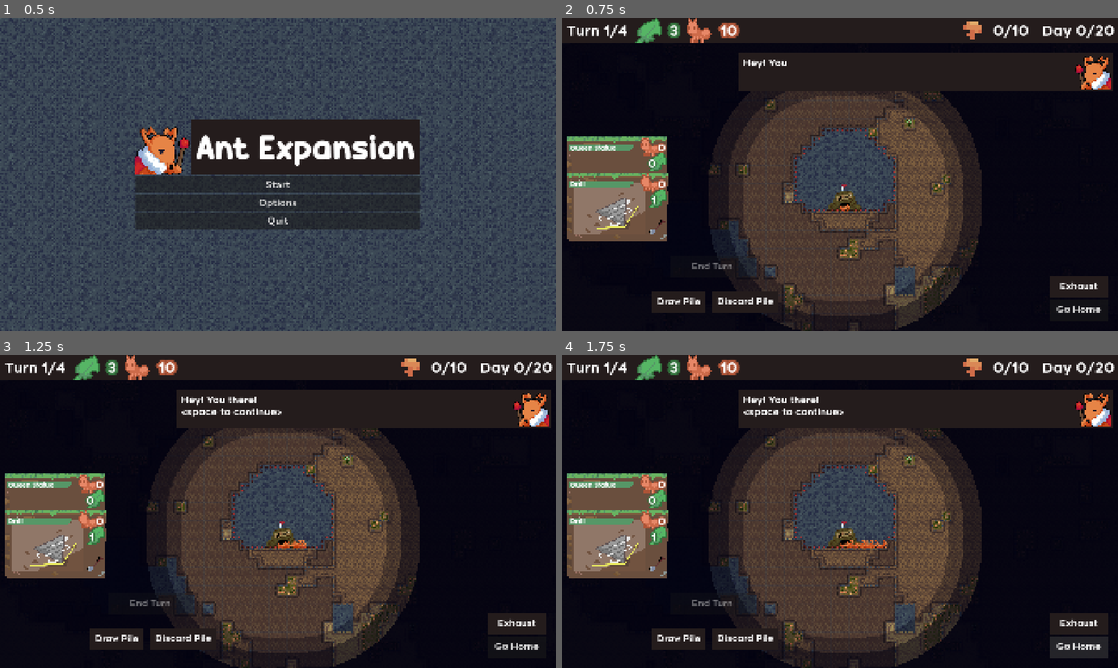
Above: before the commit, frames 1-4 (two rows, left to right).
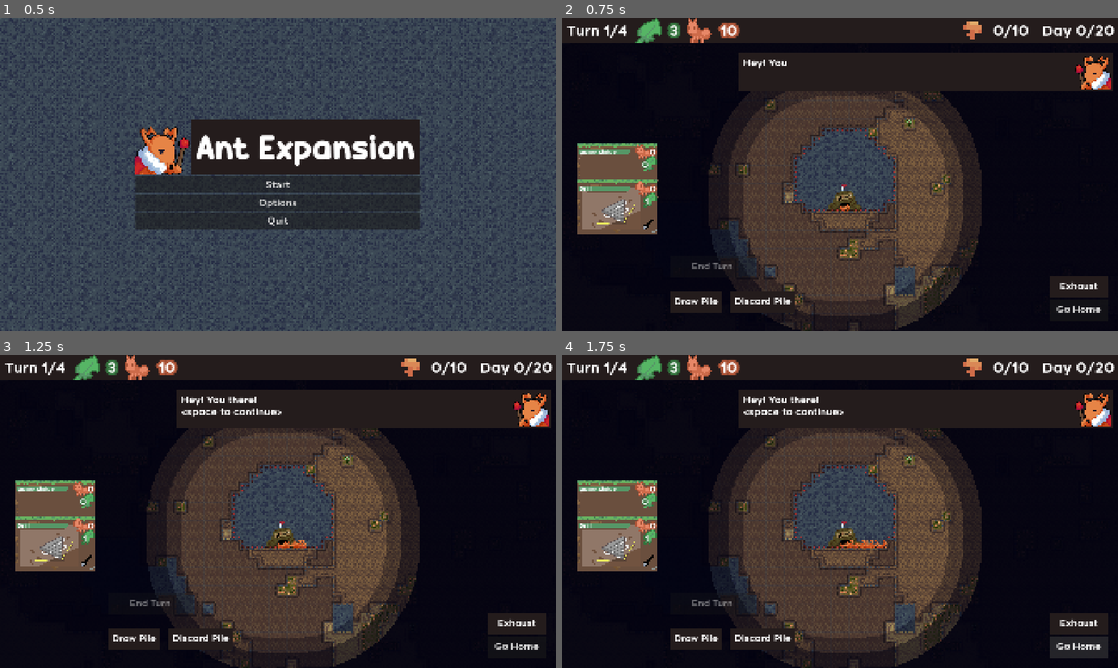
Above: after the commit, the same moments.

Repository: zunda-arrow/pizza-jam-16
Game: Godot game, scene res://menu/menu.tscn
Same seed, same stepped clock (60 frames per second), same inputs: the game is played once before the commit and once after it. The engine's default icon, where the game draws it, is replaced by a stand-in: a white triangle on a blue panel in a dark square.
Inputs:
- Up to frame 1 (0.5 s): no input
- Up to frame 2 (0.75 s): click "Start" at 0.5 s
- Up to frame 3 (1.25 s): no input
- Up to frame 4 (1.75 s): click "Go Home" at 1.25 s

Frame 1 is identical in both runs. In frame 2, 4.6% of the frame differs, in the area x 0-42%, y 37-95%; in frame 3, 4.6%; in frame 4, 4.6%.

Commit message:
Shrink cards (#122)

Diff:
--- a/cards/Card.tscn
+++ b/cards/Card.tscn
@@ -11,6 +11,7 @@
 [ext_resource type="PackedScene" uid="uid://c1crqmfdq1ien" path="res://cards/CardTooltip.tscn" id="9_mwisf"]
 
 [node name="Card" type="Node2D" unique_id=434157083]
+scale = Vector2(0.9, 0.9)
 script = ExtResource("1_v80w6")
 
 [node name="Panel" type="Panel" parent="." unique_id=1321835905]
--- a/cards/hand.gd
+++ b/cards/hand.gd
@@ -57,7 +57,7 @@
 		card.position.x = lerp(card.position.x, float(pos.x), lerp_amount)
 		card.position.y = lerp(card.position.y, float(pos.y), lerp_amount)
 		card.rotation = lerp(card.rotation, float(rotate_card(i)), lerp_amount)
-		card.scale = lerp(card.scale, scale_card(i), lerp_amount)
+		card.scale = lerp(card.scale, scale_card(i) * .8, lerp_amount)
 
 		if i == selected_card_index:
 			card.z_index = 110
--- a/game/Arena.tscn
+++ b/game/Arena.tscn
@@ -129,9 +129,9 @@
 gap = Vector2(335, 235)
 
 [node name="DrawPile" type="PanelContainer" parent="Camera" unique_id=1965561152]
-offset_left = -648.0
+offset_left = -588.0
 offset_top = 402.0
-offset_right = -466.0
+offset_right = -406.0
 offset_bottom = 477.0
 
 [node name="Label" type="Label" parent="Camera/DrawPile" unique_id=1340981094]
@@ -141,9 +141,9 @@
 horizontal_alignment = 1
 
 [node name="DiscardPile" type="PanelContainer" parent="Camera" unique_id=703672857]
-offset_left = -440.0
+offset_left = -380.0
 offset_top = 401.0
-offset_right = -214.0
+offset_right = -154.0
 offset_bottom = 476.0
 
 [node name="Label" type="Label" parent="Camera/DiscardPile" unique_id=2106178975]
Not shown: 1 places in cards/Card.tscn that only renumber resources
